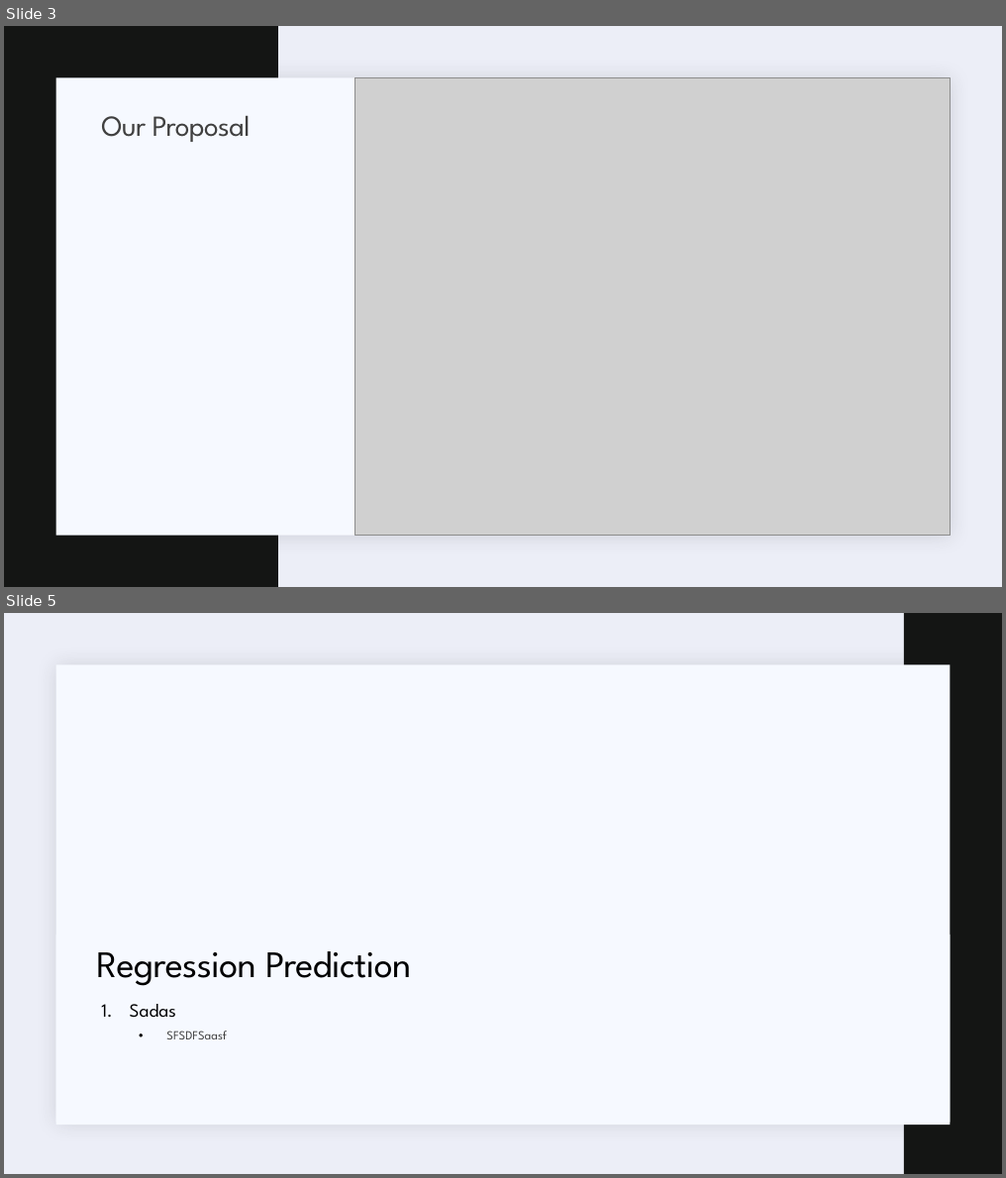
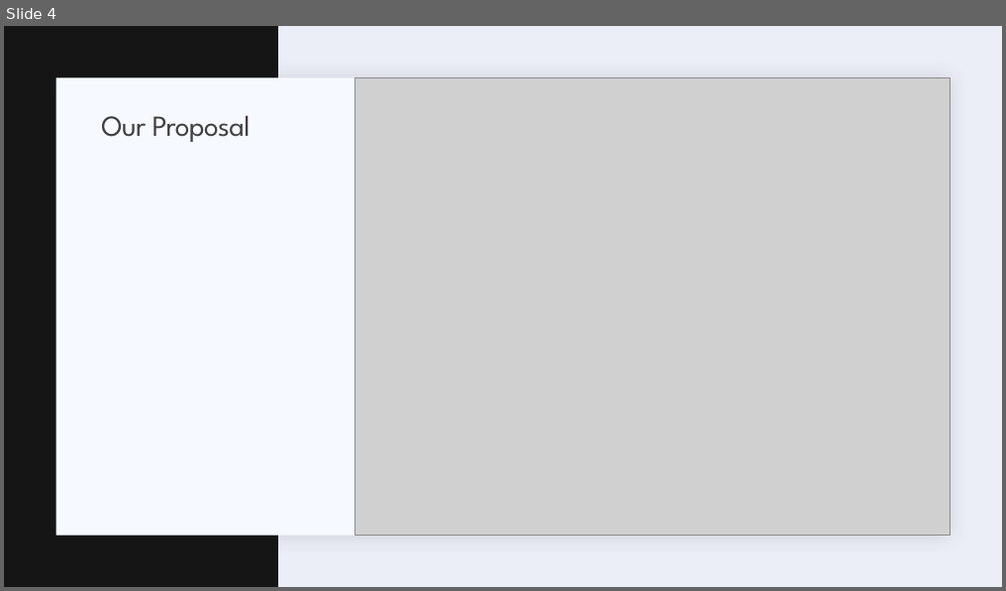
Before and after one commit to marios-stam/Project_IOT, a slide deck: Powerpoints/Final Presentation/Waste-management-Frank.pptx. Shown one above the other, each under a label of ours: slides 3 and 5 before the commit, slide 4 after it; the slides between them are not shown. The pictures are 1006x1178 and 1006x591 pixels, drawn with LibreOffice and Linux fonts; fonts in the diff are those of the drawing; grey boxes stand for pictures. Boxes give left, top, right and bottom in pixels: in the first picture for what was removed or moved away, otherwise in the second. Text is boxed around its words. In the diff, an @@ line names an element or a change of style, - is before the commit and + after.

```diff
--- a/Powerpoints/Final Presentation/Waste-management-Frank.pptx
+++ b/Powerpoints/Final Presentation/Waste-management-Frank.pptx
@@ slide 5 removed at (x1=4, y1=613, x2=1002, y2=1174), background #ECEEF7; not listed: 1 template element that a slide beside it also shows @@
@@ rectangle removed at (x1=904, y1=613, x2=1002, y2=1174) @@
@@ rectangle removed at (x1=55, y1=935, x2=949, y2=1125) @@
@@ title removed at (x1=96, y1=952, x2=411, y2=986) @@
-Regression Prediction
@@ text removed at (x1=130, y1=1004, x2=227, y2=1040) @@
-1. Sadas
-  • SFSDFSaasf
@@ what was slide 3 is now slide 4 @@
```
Also in this commit, not shown: 4 slides added.
